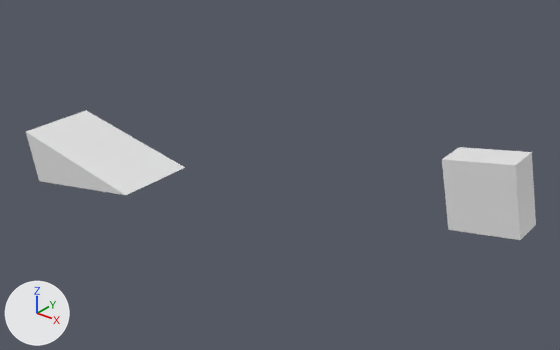
A saved change to the Blender file jump_seq.blend.
Before and after are seen from a camera (50 mm lens) standing at (-10.51, -7.72, 23.02) and looking at (-17.78, 1.37, 17.39). Arrows for +X, +Y and +Z are at lower left; the lights stay in place.

Objects in the first picture: 'Ramp', 'Stroller'.
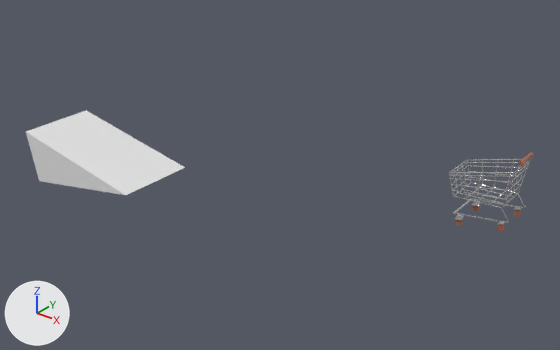
Where the change shows, as pixel boxes (x1, y1, x2, y2) in the pictures (560 x 350 px):
'Stroller', deleted: before (442, 147, 536, 240)
'shopping cart_base', added: after (449, 152, 534, 231)
    faces in mat_shopping_cart__metal_001 (white #e7e7e7): (449, 159, 531, 225)
    faces in mat_shopping_cart_hand_001 (brown #ab634c): (455, 152, 534, 231)

Diff of the bpy script that builds the scene:
```diff
--- a/jump_seq.blend.py
+++ b/jump_seq.blend.py
@@ mat_shopping_cart__metal_001 @@
+mat_shopping_cart__metal_001 = principled_material('shopping cart__metal.001')
+mat_shopping_cart__metal_001.base_color = (0.8, 0.8, 0.8)  # white #e7e7e7
+mat_shopping_cart__metal_001.metallic = 0.93
+mat_shopping_cart__metal_001.roughness = 0.117
@@ mat_shopping_cart_hand_001 @@
+mat_shopping_cart_hand_001 = principled_material('shopping cart_hand.001')
+mat_shopping_cart_hand_001.base_color = (0.406, 0.124, 0.0729)  # brown #ab634c
+mat_shopping_cart_hand_001.roughness = 0.172
@@ me_plane_001 @@
+me_plane_001.from_pydata(...)  # 4382 vertices, 4162 faces; spans x -1.07..1.48, y -0.73..0.75, z 0.0..2.45
+me_plane_001.polygons.foreach_set('use_smooth', [True] * 4162)
+# faces by material slot: [3712, 450]
+me_plane_001.materials.append(mat_shopping_cart__metal_001)  # white #e7e7e7
+me_plane_001.materials.append(mat_shopping_cart_hand_001)  # brown #ab634c
@@ ob_stroller @@
-ob_stroller = bpy.data.objects.new('Stroller', me_cube_001)
-ob_stroller.location = (-13.91, 1.0, 17.93)
-ob_stroller.rotation_euler = (0.0, -0.201, 0.0)  # degrees (0, -12, 0)
@@ ob_shopping_cart_base @@
+ob_shopping_cart_base = bpy.data.objects.new('shopping cart_base', me_plane_001)
+ob_shopping_cart_base.location = (-13.93, 1.0, 18.02)
+ob_shopping_cart_base.rotation_euler = (-1.571, 0.0, 0.201)  # degrees (-90, 0, 12)
+ob_shopping_cart_base.delta_rotation_euler = (1.571, 0.0, 0.0)
+ob_shopping_cart_base.delta_scale = (0.387, 0.387, 0.387)
```
